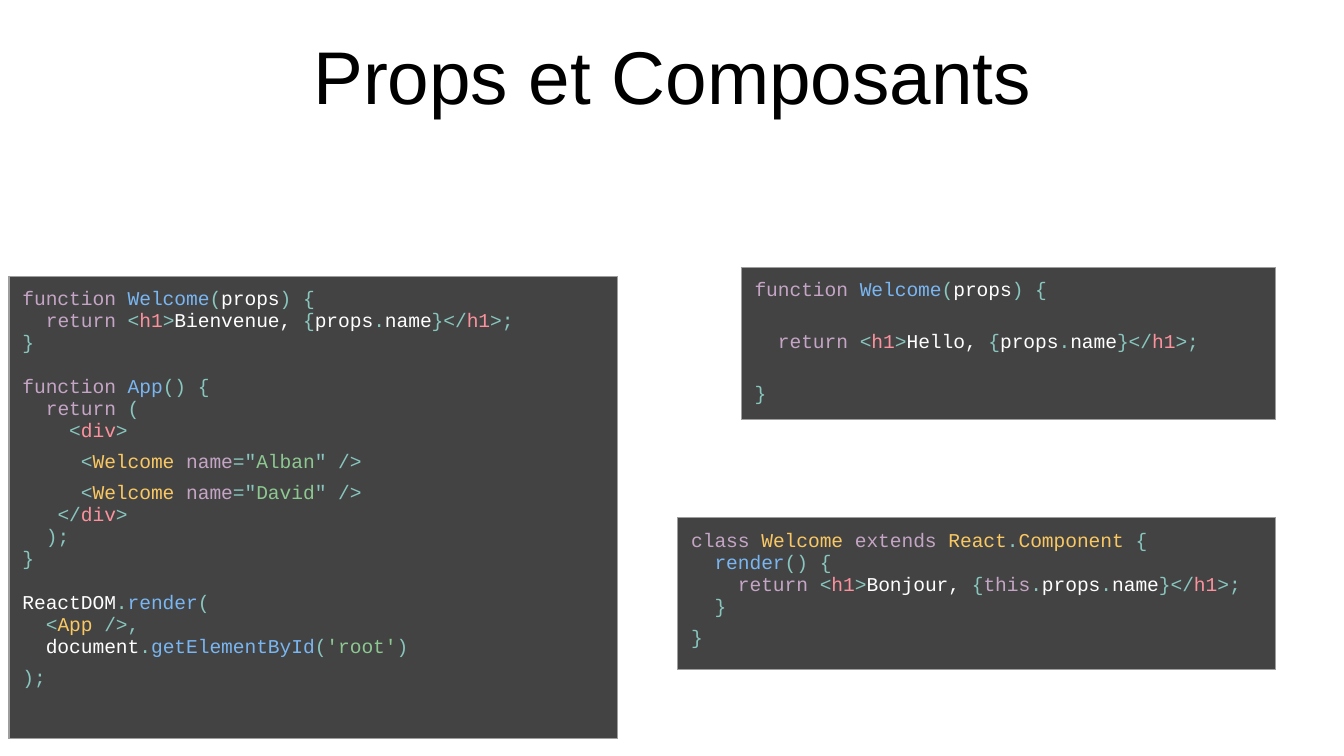
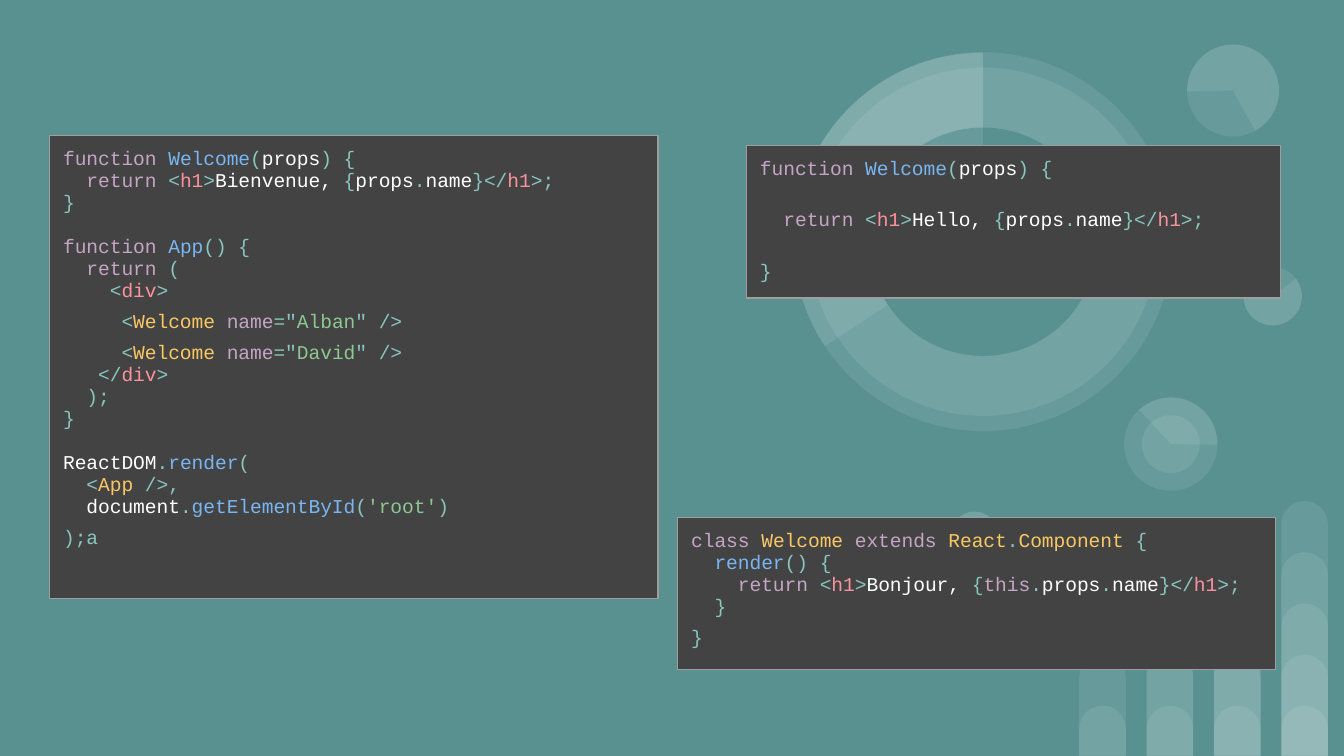
Before and after one commit to FXpel/IFI_React, a slide deck: slide 6 of cours/IFI_React.pptx. Drawn at 1344x756 pixels with LibreOffice and Linux fonts; fonts in the diff are those of the drawing. Boxes give left, top, right and bottom in pixels: in the first picture for what was removed or moved away, otherwise in the second. Text is boxed around its words. In the diff, an @@ line names an element or a change of style, - is before the commit and + after.

Commit message:
feat(cours react): derniere version du diapo

```diff
--- a/cours/IFI_React.pptx
+++ b/cours/IFI_React.pptx
@@ background #FFFFFF to #599191 @@
@@ title removed at (313,52,1031,118) @@
-Props et Composants
@@ table at (50,136,659,577) @@
@@ row 1, column 1: "function Welcome(props) { / return <h1>Bienvenue, {props.name}</h1>; / } / function App() { / return ( / <div> / <Welcome name="Alban" /> / <Welcome name="David" /> / </div> / ); / } / ReactDOM.render( / <App />, / document.getElementById('root') / );" to "function Welcome(props) { / return <h1>Bienvenue, {props.name}</h1>; / } / function App() { / return ( / <div> / <Welcome name="Alban" /> / <Welcome name="David" /> / </div> / ); / } / ReactDOM.render( / <App />, / document.getElementById('root') / );a" @@
@@ table: place and size @@
-table at (9,277,618,718)
+table at (50,136,659,577)
@@ table: place and size @@
-table at (741,267,1274,708)
+table at (747,145,1281,586)
@@ group added at (741,0,1301,565): 8 ellipses, 6 pie slice (boxed as its full ellipse)s @@
@@ group added at (1079,501,1328,755): 14 round same rects @@
```
Also in this commit, not shown: 7 other slides changed, 7 slides added, 3 slides removed, 1 other file.
